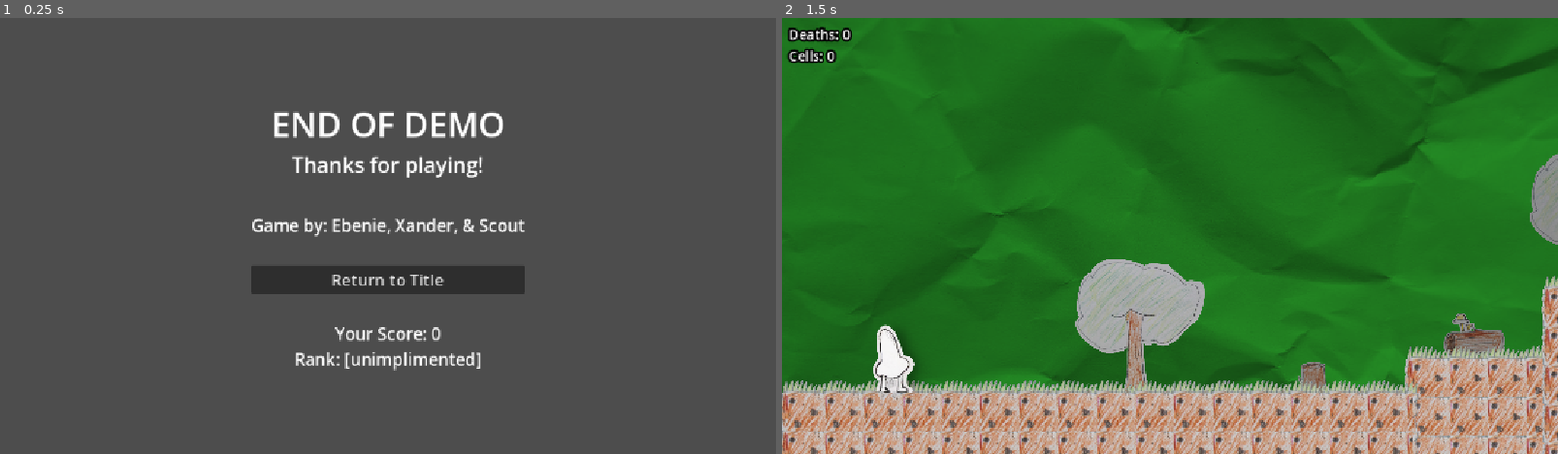
Above: before the commit, frames 1-2 (left to right).
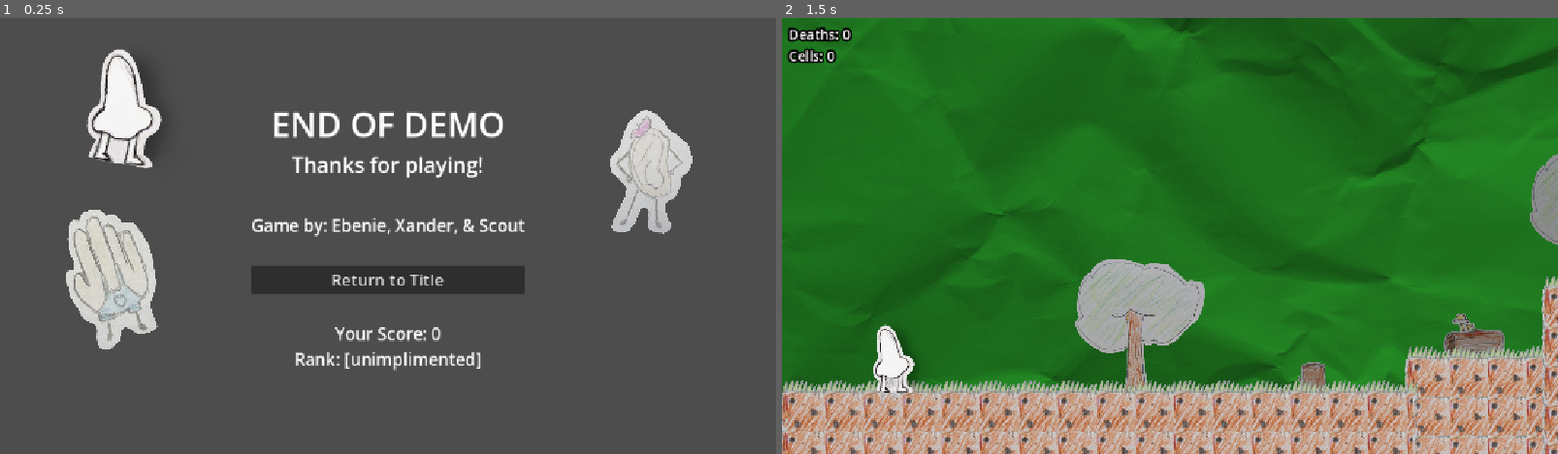
Above: after the commit, the same moments.

Repository: lmg-abe/runny-nose
Game: Godot game, scene res://credits.tscn
The game is run twice, just before and just after one commit, with the same random seed, the same clock (stepped at 60 frames per second) and the same inputs. This scene is started directly instead of the project's main scene. The engine's default icon, where the game draws it, is replaced by a stand-in: a white triangle on a blue panel in a dark square.
Inputs:
- Up to frame 1 (0.25 s): no input
- Up to frame 2 (1.5 s): tap Enter at 0.5 s; hold D (move_right) 0.53-1.25 s; tap 3 (dash) at 0.6 s; tap Space (jump) at 0.77 s; click "Return to Title" at 1.25 s

The runs differ from the first frame. In frame 1, 6.3% of the frame differs, in the area x 8-90%, y 7-76%; in frame 2, nothing differs.

Commit message:
updated credits

Diff:
--- a/credits.tscn
+++ b/credits.tscn
@@ -2,6 +2,9 @@
 
 [ext_resource type="Script" uid="uid://c3fwog6blolrm" path="res://return_to_title.gd" id="1_nm7lk"]
 [ext_resource type="Script" uid="uid://dbovnjhscgux" path="res://scoreCalculator.gd" id="2_c1t8d"]
+[ext_resource type="Texture2D" uid="uid://c8rrqcdnklpx0" path="res://handyman.png" id="3_j6beo"]
+[ext_resource type="Texture2D" uid="uid://jc4ol6qaamst" path="res://john ear.png" id="4_4av4j"]
+[ext_resource type="Texture2D" uid="uid://btpfyj30kpy0v" path="res://runnyNoseStand.png" id="5_5em78"]
 
 [node name="Credits" type="Control" unique_id=1457157402]
 layout_mode = 3
@@ -59,4 +62,22 @@
 horizontal_alignment = 1
 script = ExtResource("2_c1t8d")
 
+[node name="Handyman" type="Sprite2D" parent="." unique_id=836792449]
+position = Vector2(165, 385)
+rotation = -0.2742872
+scale = Vector2(0.29865992, 0.29865992)
+texture = ExtResource("3_j6beo")
+
+[node name="JohnEar" type="Sprite2D" parent="." unique_id=955700974]
+position = Vector2(967, 230)
+rotation = 0.2345675
+scale = Vector2(0.30806655, 0.30806655)
+texture = ExtResource("4_4av4j")
+
+[node name="RunnyNoseStand" type="Sprite2D" parent="." unique_id=1796974662]
+position = Vector2(189, 80)
+rotation = 0.1561005
+scale = Vector2(0.5676814, 0.5346936)
+texture = ExtResource("5_5em78")
+
 [connection signal="pressed" from="MarginContainer/CenterContainer/VBoxContainer/Button" to="MarginContainer/CenterContainer/VBoxContainer/Button" method="_on_pressed"]
